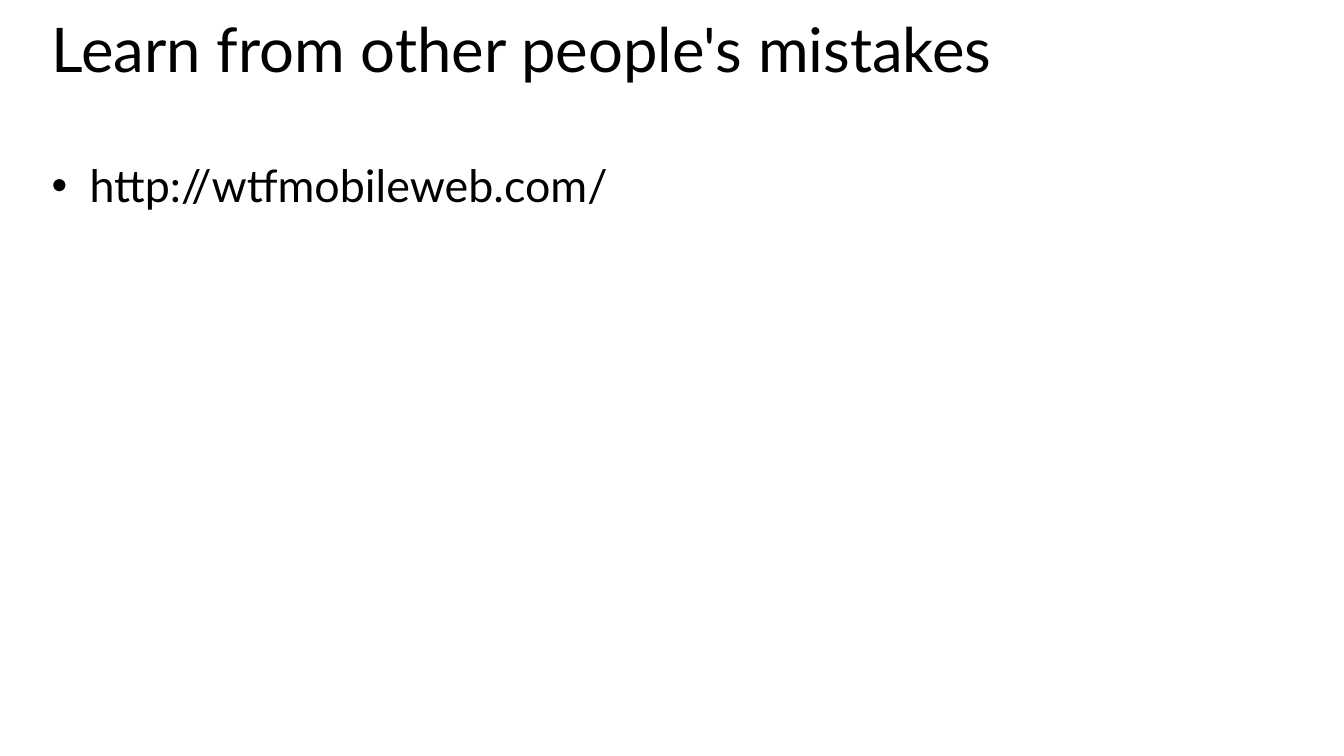
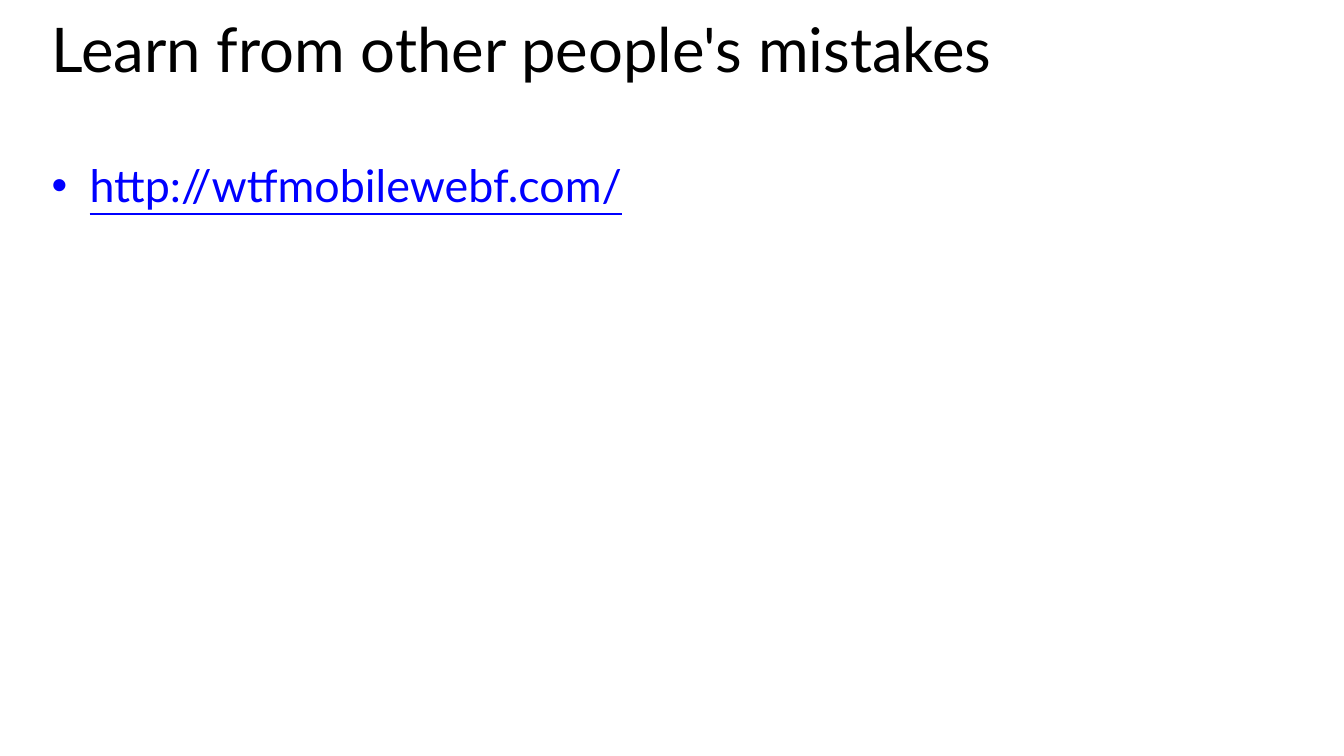
Before and after one commit to CharaD7/FrayedKnot, a slide deck: slide 36 of Slides/M1 Designing.pptx (slide 33 before the commit). Drawn at 1344x756 pixels with LibreOffice and Linux fonts; fonts in the diff are those of the drawing. Boxes give left, top, right and bottom in pixels: in the first picture for what was removed or moved away, otherwise in the second. Text is boxed around its words. In the diff, an @@ line names an element or a change of style, - is before the commit and + after.

```diff
--- a/Slides/M1 Designing.pptx
+++ b/Slides/M1 Designing.pptx
@@ text at <box>90,169,622,210</box>: text changed; text colour #000000 to #0000FF @@
-• http://wtfmobileweb.com/
+• http://wtfmobilewebf.com/
```
Also in this commit, not shown: 2 other slides changed, 3 slides added, 11 other files.
